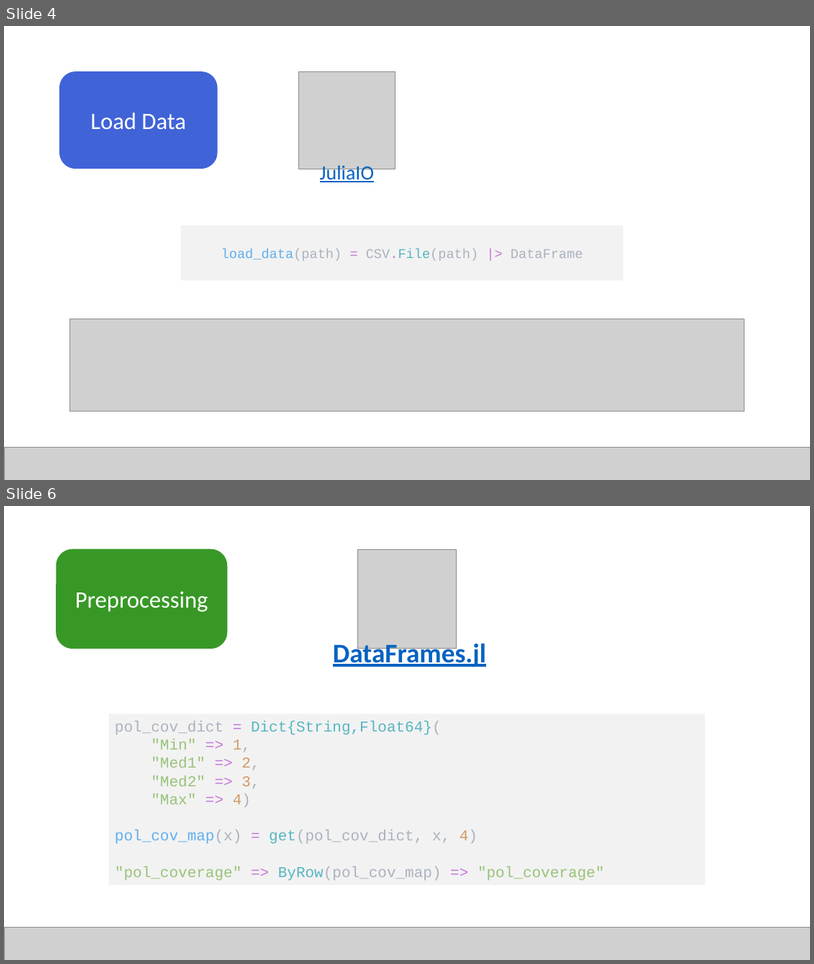
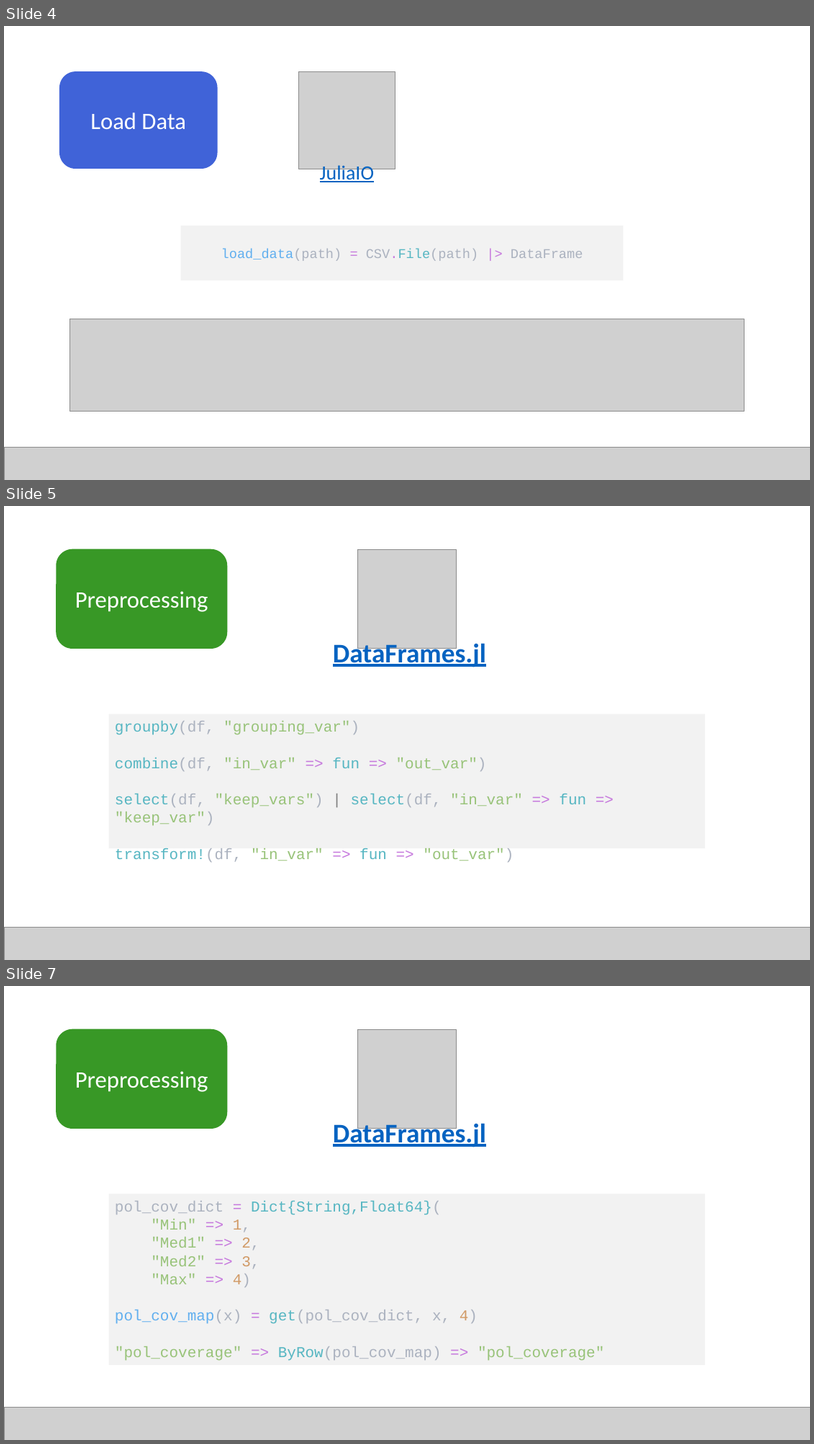
Before and after one commit to JuliaComputing/ScoringEngineDemo.jl, a slide deck: webinar-2022-02-17.pptx. Shown one above the other, each under a label of ours: slides 4 and 6 before the commit, slides 4, 5 and 7 after it; the slides between them are not shown. The pictures are 814x964 and 814x1444 pixels, drawn with LibreOffice and Linux fonts; fonts in the diff are those of the drawing; grey boxes stand for pictures. Boxes give left, top, right and bottom in pixels: in the first picture for what was removed or moved away, otherwise in the second. Text is boxed around its words. In the diff, an @@ line names an element or a change of style, - is before the commit and + after.

```diff
--- a/webinar-2022-02-17.pptx
+++ b/webinar-2022-02-17.pptx
@@ slide 5 added at [4, 506, 810, 960], background #FFFFFF @@
@@ rounded rectangle added at [56, 549, 227, 649], fill #389826, 28 pt, text #FFFFFF @@
+Preprocessing
@@ picture added at [358, 549, 457, 649] @@
@@ text added at [333, 640, 486, 669], 32 pt, text #0563C1, bold, underline @@
+DataFrames.jl
@@ rectangle added at [109, 714, 706, 849], fill #F2F2F2, 18 pt, text #98C379 @@
+groupby(df, "grouping_var")
+combine(df, "in_var" => fun => "out_var")
+select(df, "keep_vars") | select(df, "in_var" => fun => "keep_var")
+transform!(df, "in_var" => fun => "out_var")
@@ picture added at [4, 927, 810, 960] @@
@@ what was slide 6 is now slide 7 @@
```
Also in this commit, not shown: 2 slides changed, 1 other file.
